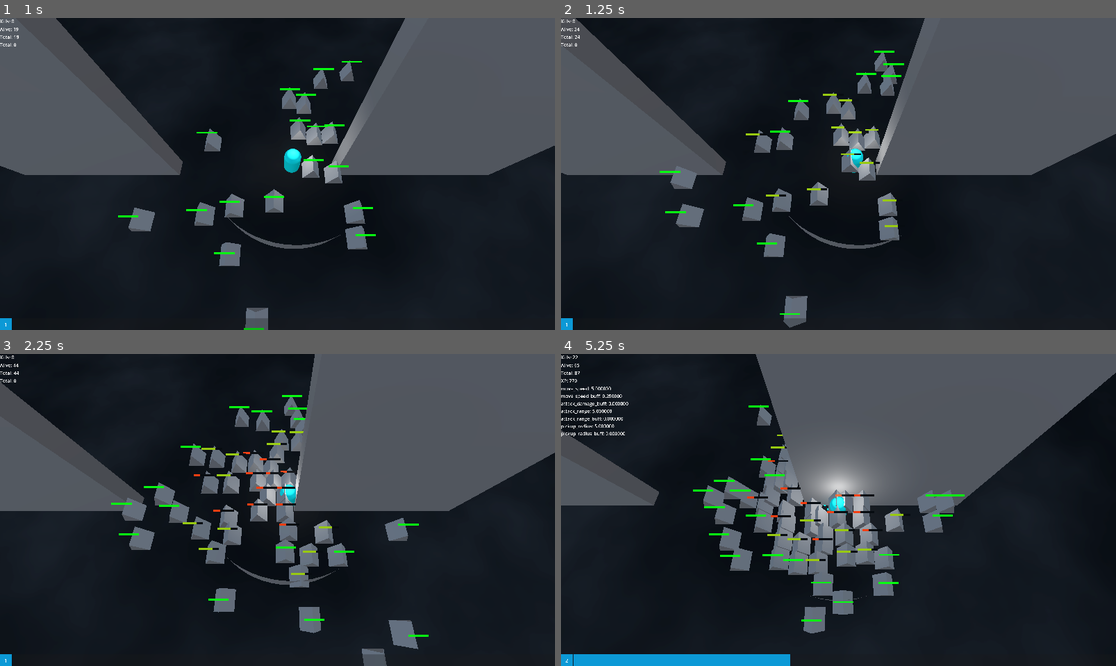
Above: before the commit, frames 1-4 (two rows, left to right).
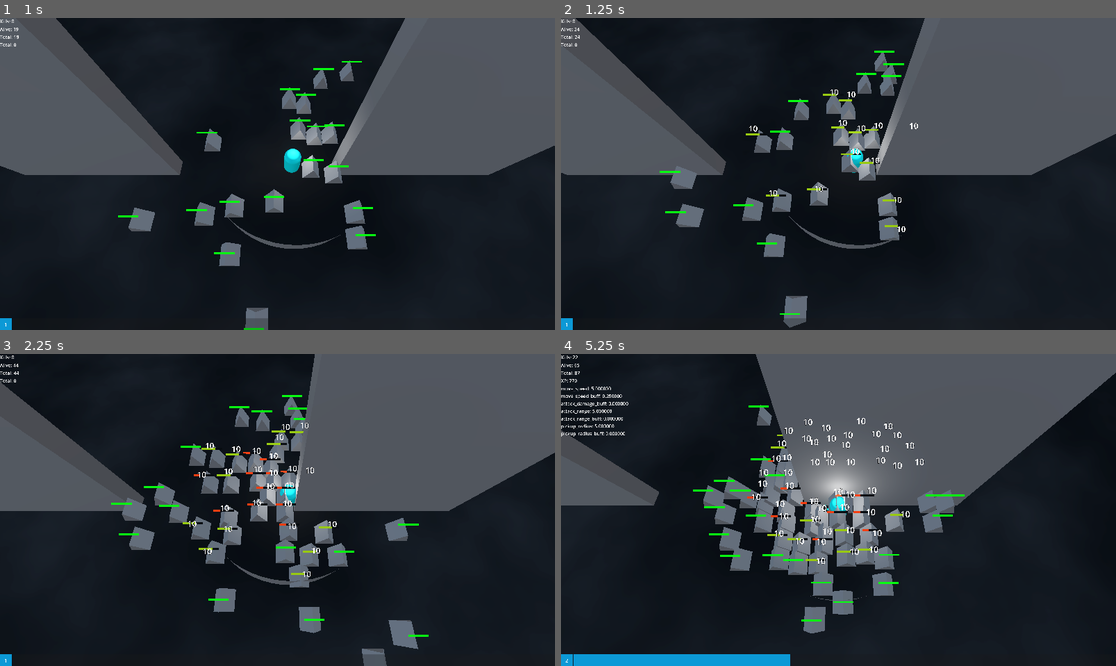
Above: after the commit, the same moments.

Repository: partkyle/GodotProjects
Game: Godot game, scene res://main.tscn
Same seed, same stepped clock (60 frames per second), same inputs: the game is played once before the commit and once after it. The engine's default icon, where the game draws it, is replaced by a stand-in: a white triangle on a blue panel in a dark square.
Inputs (mouse positions are in pixels of both pictures, inside the frame that each line leads up to):
- Up to frame 1 (1 s): tap Enter (ui_accept) at 0.5, 0.77 s; move the mouse to (399, 158) at 0.52 s; hold D (move_right) from 0.53 s (still down); hold F from 0.53 s (still down); click (399, 158) at 0.67 s
- Up to frame 2 (1.25 s): keep holding D (move_right); keep holding F
- Up to frame 3 (2.25 s): release D (move_right) at 1.25 s; release F at 1.25 s; drag from (166, 525) to (249, 572) at 1.27 s; move the mouse to (333, 441) at 2.02 s; hold D (move_right) from 2.03 s (still down); hold F from 2.03 s (still down)
- Up to frame 4 (5.25 s): release D (move_right) at 2.75 s; release F at 2.75 s; drag from (810, 572) to (672, 463) at 2.77 s; move the mouse to (1005, 556) at 3.52 s; hold A (move_left) 3.53-4.25 s; hold F 3.53-4.25 s; tap Enter (ui_accept) at 3.77, 4.25 s; drag from (672, 463) to (755, 432) at 4.27 s; move the mouse to (866, 510) at 5.02 s; hold S (move_down) from 5.03 s (still down); hold F from 5.03 s (still down); click (866, 510) at 5.17 s

Frame 1 is identical in both runs. In frame 2, 0.2% of the frame differs, in the area x 33-65%, y 22-69%; in frame 3, 0.3%; in frame 4, 0.7%, in the area x 34-66%, y 20-68%.

Commit message:
rudimentary damage popup

Diff:
--- /dev/null
+++ b/RetroSurvivor/damage_popup.gd
@@ -0,0 +1,22 @@
+class_name DamagePopup
+extends Label3D
+
+@export var time := 0.4
+@export var speed := 1.0
+
+@onready var direction := random_direction()
+
+var acc := 0.0
+
+@onready var double_scale := scale * 2.0
+
+func _process(delta):
+	transform.origin += direction*speed*delta
+	scale = scale.lerp(double_scale, delta)
+	acc += delta
+	if acc > time:
+		queue_free()
+
+func random_direction() -> Vector3:
+	#return Vector3(randf_range(-1.0, 0.0), 0.0, randf_range(-1.0,0.0)).normalized()
+	return Vector3(randf(), randf(), randf())
--- /dev/null
+++ b/RetroSurvivor/damage_popup.tscn
@@ -0,0 +1,15 @@
+[gd_scene load_steps=2 format=3 uid="uid://c1j0q4pbd3wsu"]
+
+[ext_resource type="Script" path="res://damage_popup.gd" id="1_16gj6"]
+
+[node name="DamagePopup" type="Label3D"]
+transform = Transform3D(0.05, 0, 0, 0, 0.05, 0, 0, 0, 0.05, 0, 0, 0)
+billboard = 1
+double_sided = false
+no_depth_test = true
+fixed_size = true
+texture_filter = 0
+text = "11"
+font_size = 128
+outline_size = 6
+script = ExtResource("1_16gj6")
--- a/RetroSurvivor/enemy.gd
+++ b/RetroSurvivor/enemy.gd
@@ -1,8 +1,11 @@
+class_name Enemy
 extends CharacterBody3D
-class_name Enemy
 
 const SPEED := 2.0
 const EPISLON := 0.1
+
+@export var damage_popup : PackedScene
+@onready var damage_notifier := $DamageNotifier
 
 @onready var mesh := $MeshInstance3D
 @onready var collider := $CollisionShape3D
@@ -20,9 +23,15 @@
 var signal_bus : SignalBus
 
 func take_damage(damage: int):
+	popup_damage(damage)
 	health -= damage
 	if health <= 0:
 		die()
+
+func popup_damage(damage: int):
+	var d := damage_popup.instantiate()
+	d.text = '%d' % damage
+	damage_notifier.add_child(d)
 
 #func _process(delta):
 	#if target:
--- a/RetroSurvivor/enemy.tscn
+++ b/RetroSurvivor/enemy.tscn
@@ -1,6 +1,7 @@
-[gd_scene load_steps=9 format=3 uid="uid://catxiq3pmdnu3"]
+[gd_scene load_steps=10 format=3 uid="uid://catxiq3pmdnu3"]
 
 [ext_resource type="Script" path="res://enemy.gd" id="1_fpeth"]
+[ext_resource type="PackedScene" uid="uid://c1j0q4pbd3wsu" path="res://damage_popup.tscn" id="2_5ernr"]
 [ext_resource type="Material" uid="uid://dsqbuxvv5ubi5" path="res://shaders/enemy_shader.tres" id="2_qj4md"]
 [ext_resource type="Script" path="res://HealthBar.gd" id="3_o40gu"]
 [ext_resource type="Shader" path="res://shaders/healthbar.gdshader" id="4_p6ens"]
@@ -24,6 +25,7 @@
 collision_layer = 6
 collision_mask = 6
 script = ExtResource("1_fpeth")
+damage_popup = ExtResource("2_5ernr")
 
 [node name="MeshInstance3D" type="MeshInstance3D" parent="."]
 transform = Transform3D(1, 0, 0, 0, 1, 0, 0, 0, 1, 0, 1.5, 0)
@@ -42,3 +44,6 @@
 material_override = SubResource("ShaderMaterial_6jkei")
 cast_shadow = 0
 mesh = SubResource("QuadMesh_3dr3f")
+
+[node name="DamageNotifier" type="Node3D" parent="."]
+transform = Transform3D(1, 0, 0, 0, 1, 0, 0, 0, 1, 0, 2.61665, 0)
